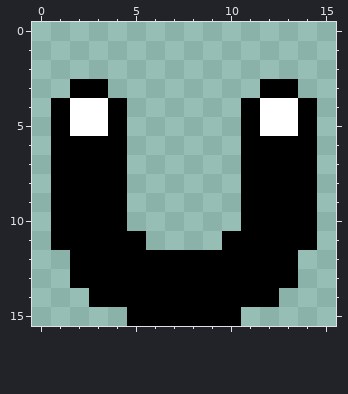
One commit to this pixel-art file: player/magnet_crosshair.aseprite. Above is the file before it was changed.
16x16 pixels, 1 frame.
After:
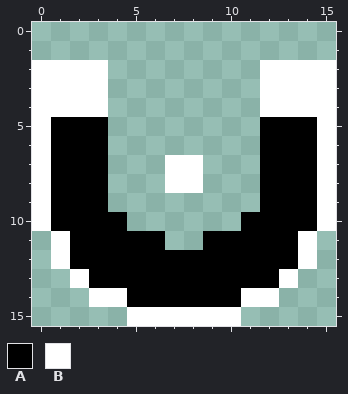
Palette (. is transparent): A #000000  B #ffffff
Edits made:
Changed rows in their new state; - is an unchanged pixel.
first column x 0:
 2 BBBB--------BBBB
 3 BBBB--------BBBB
 4 BB--.------.--BB
 5 B-AA.------.AA-B
 6 B---.------.---B
 7 B---.--BB--.---B
 8 B---.--BB--.---B
 9 B---.------.---B
10 B--------------B
11 -B----A--A----B-
12 -B------------B-
13 --B----------B--
14 ---BB------BB---
15 -----BBBBBB-----
Pixel boxes of the changes (left, top, right, bottom) in both pictures:
changed: (32, 60, 336, 326)
